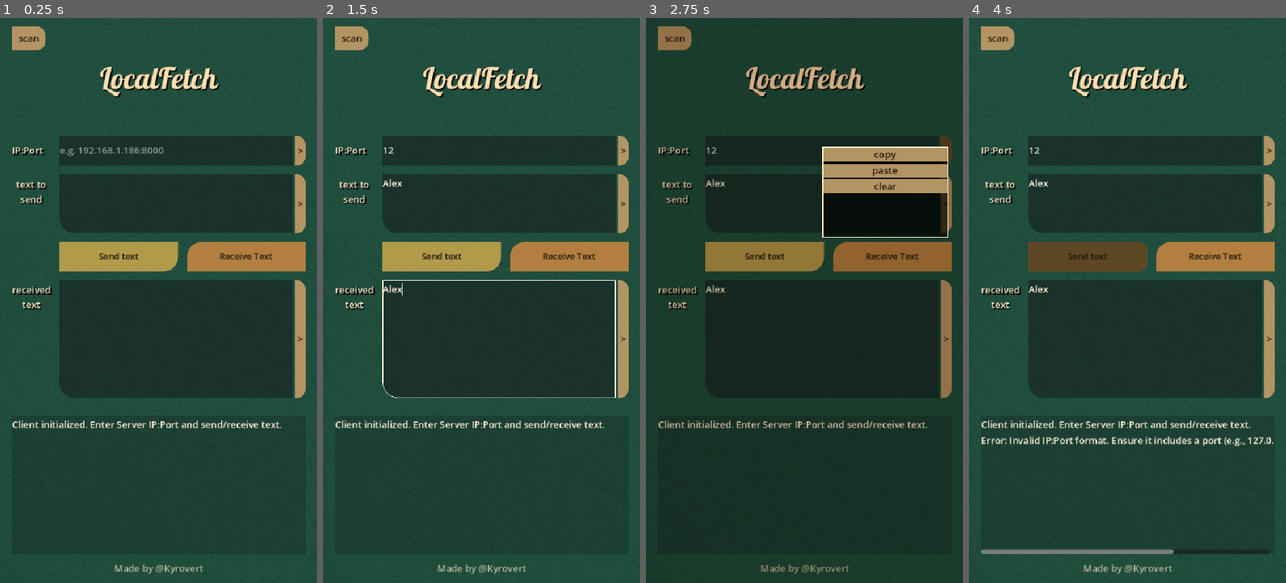
Above: before the commit, frames 1-4 (left to right).
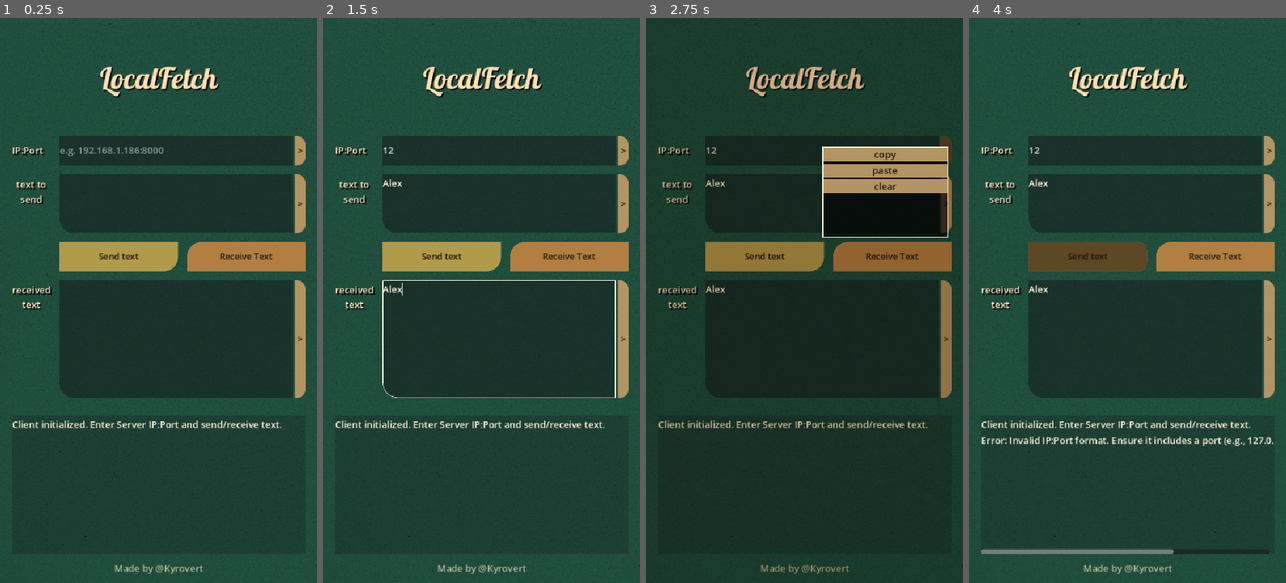
Above: after the commit, the same moments.

Repository: zmn-hamid/LocalFetch
Game: Godot game, scene res://node.tscn
Two runs of this game, one before a commit and one after it. Both use one fixed random seed, a clock stepped at 60 frames per second and the inputs below.
Inputs (mouse positions are in pixels of both pictures, inside the frame that each line leads up to):
- Up to frame 1 (0.25 s): no input
- Up to frame 2 (1.5 s): click (497, 147) at 0.52 s; type "12" at 0.6 s; click (497, 204) at 0.75 s; type "Alex" at 0.83 s; click (497, 340) at 0.98 s; type "Alex" at 1.07 s; click (351, 40) at 1.25 s, where only the run before the commit has a clickable "scan"
- Up to frame 3 (2.75 s): click ">" at 2 s
- Up to frame 4 (4 s): click "copy" at 2.75 s; click "Send text" at 3.5 s

The runs differ from the first frame. In frame 1, 0.4% of the frame differs, in the area x 3-15%, y 1-6%; in frame 2, 0.4%; in frame 3, 0.4%; in frame 4, 0.4%.

Commit message:
fixed android shits

Diff:
--- a/LocalFetch_Client/node.tscn
+++ b/LocalFetch_Client/node.tscn
@@ -94,21 +94,6 @@
 scale = Vector2(0.21, 0.21)
 texture = ExtResource("2_e2u21")
 
-[node name="Button" type="Button" parent="Control"]
-layout_mode = 1
-anchors_preset = -1
-anchor_left = -0.82963
-anchor_right = 0.17037
-anchor_bottom = 1.0
-offset_left = 468.0
-offset_top = 14.0
-offset_right = -15.0
-offset_bottom = -906.0
-grow_horizontal = 0
-pivot_offset = Vector2(26, 26)
-text = "scan"
-metadata/_edit_use_anchors_ = true
-
 [node name="MarginContainer" type="MarginContainer" parent="Control"]
 layout_mode = 1
 anchors_preset = 15
Not shown, changed: LocalFetch_Client/export_presets.cfg
